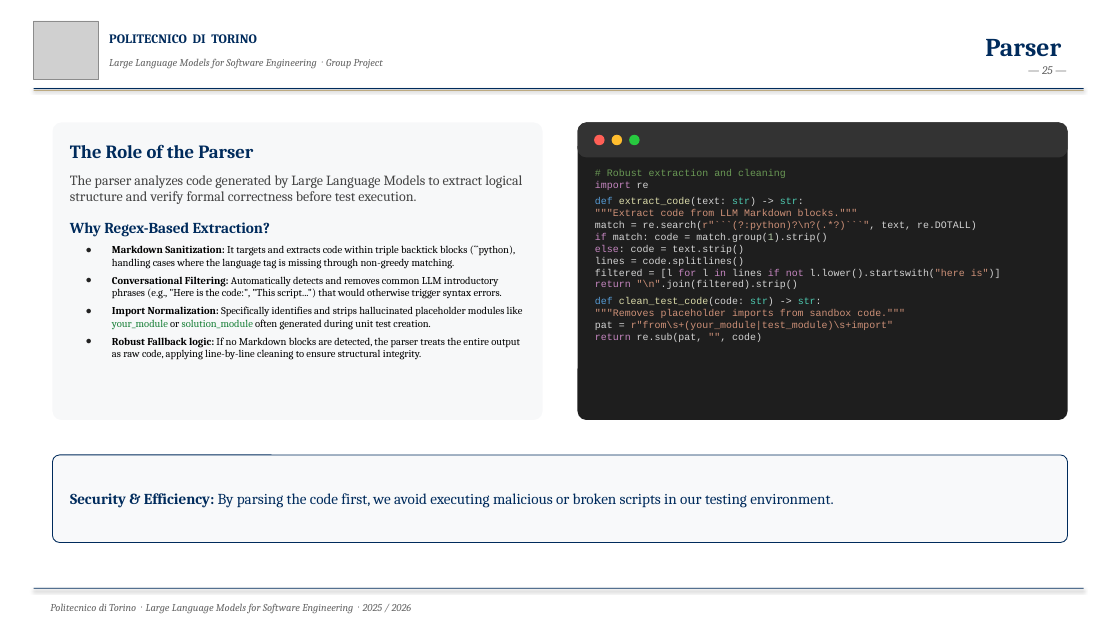
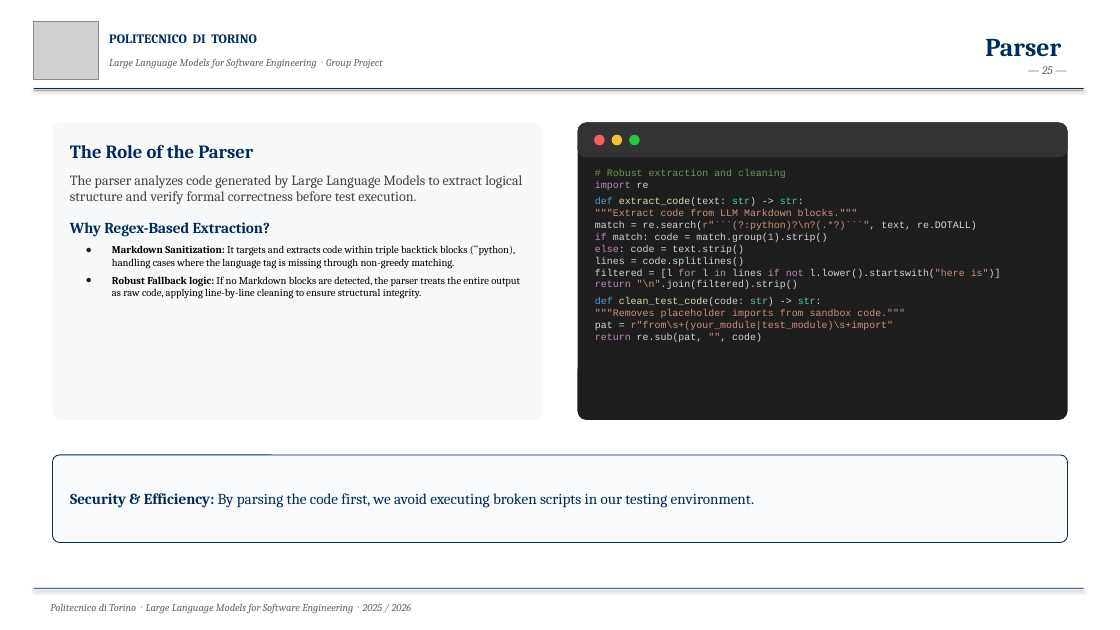
Before and after one commit to LLMProjectPolito/LLMProject, a slide deck: slide 25 of report/presentation.pptx. Drawn at 1120x630 pixels with LibreOffice and Linux fonts; fonts in the diff are those of the drawing; grey boxes stand for pictures. Boxes give left, top, right and bottom in pixels: in the first picture for what was removed or moved away, otherwise in the second. Text is boxed around its words. In the diff, an @@ line names an element or a change of style, - is before the commit and + after.

```diff
--- a/report/presentation.pptx
+++ b/report/presentation.pptx
@@ text at (x1=112, y1=276, x2=523, y2=330): paragraphs removed @@
-● Conversational Filtering: Automatically detects and removes common LLM introductory phrases (e.g., "Here is the code:", "This script...") that would otherwise trigger syntax errors.
-● Import Normalization: Specifically identifies and strips hallucinated placeholder modules like your_module or solution_module often generated during unit test creation.
@@ text at (x1=70, y1=493, x2=755, y2=508): text changed @@
-Security & Efficiency: By parsing the code first, we avoid executing malicious or broken scripts in our testing environment.
+Security & Efficiency: By parsing the code first, we avoid executing broken scripts in our testing environment.
```
Also in this commit, not shown: 10 other slides changed, 2 other files.
